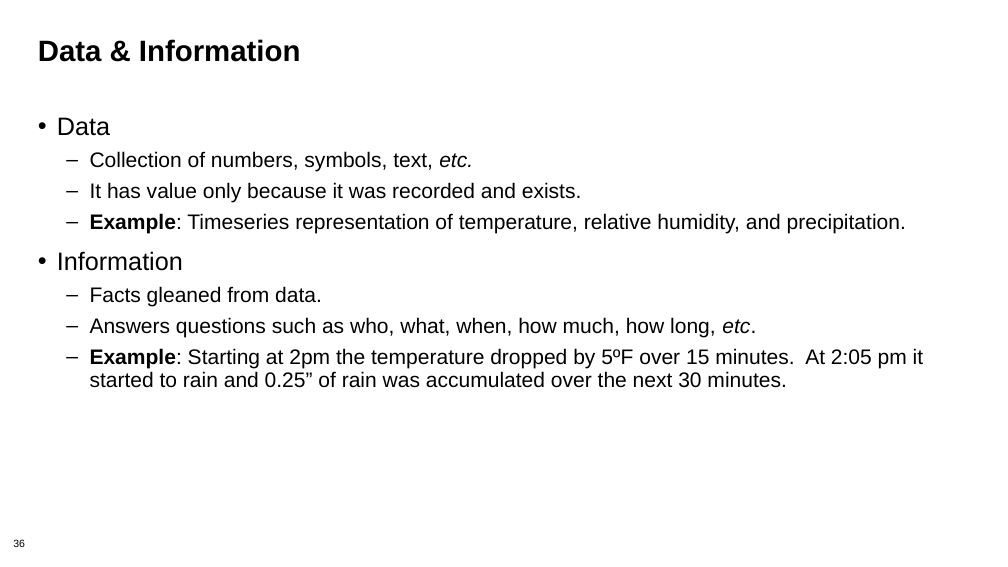
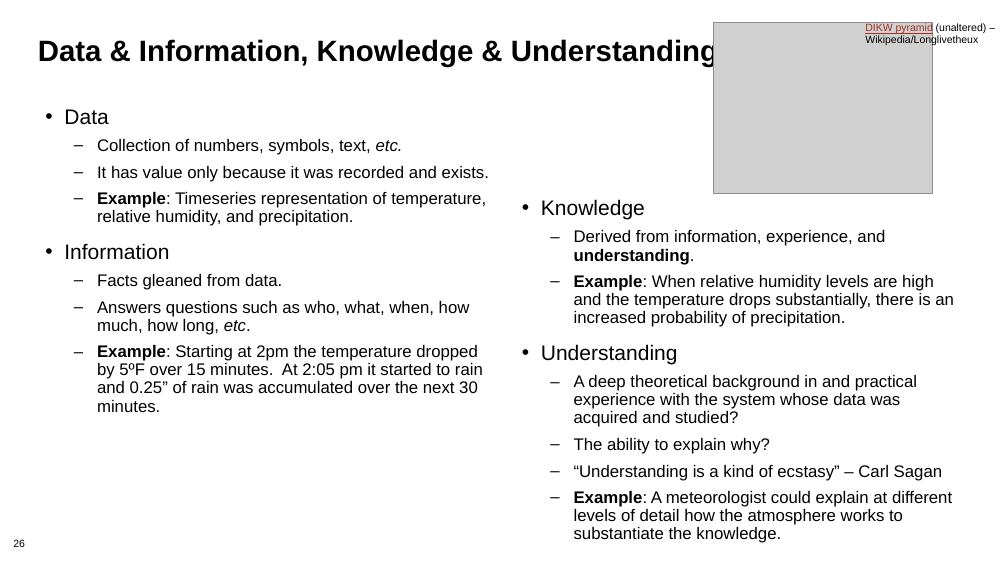
Before and after one commit to bssw-tutorial/presentations, a slide deck: slide 26 of repro-notebooks.pptx (slide 36 before the commit). Drawn at 1008x567 pixels with LibreOffice and Linux fonts; fonts in the diff are those of the drawing; grey boxes stand for pictures. Boxes give left, top, right and bottom in pixels: in the first picture for what was removed or moved away, otherwise in the second. Text is boxed around its words. In the diff, an @@ line names an element or a change of style, - is before the commit and + after.

Commit message:
Draft of ATPESC version of repro-notebooks
Probably still too long.

```diff
--- a/repro-notebooks.pptx
+++ b/repro-notebooks.pptx
@@ picture added at box(713, 23, 933, 194) @@
@@ text added at box(865, 23, 987, 46), 10 pt, text #000000 @@
+DIKW pyramid (unaltered) – Wikipedia/Longlivetheux
@@ title at box(38, 38, 718, 67): text changed @@
-Data & Information
+Data & Information, Knowledge & Understanding
@@ text "Data": place and size @@
-text "Data" at box(57, 117, 923, 388)
+text "Data" at box(64, 109, 489, 393)
@@ text "Data" at box(64, 109, 489, 393): size 24 to 20 pt in "Data", "Information"; size 20 to 16 pt @@
@@ text added at box(541, 199, 954, 543), 16 pt, text #000000 @@
+• Knowledge
+  – Derived from information, experience, and understanding.
+  – Example: When relative humidity levels are high and the temperature drops substantially, there is an increased probability of precipitation.
+• Understanding
+  – A deep theoretical background in and practical experience with the system whose data was acquired and studied?
+  – The ability to explain why?
+  – “Understanding is a kind of ecstasy” – Carl Sagan
+  – Example: A meteorologist could explain at different levels of detail how the atmosphere works to substantiate the knowledge.
```
Also in this commit, not shown: 25 other slides changed, 3 slides added, 17 slides removed.
